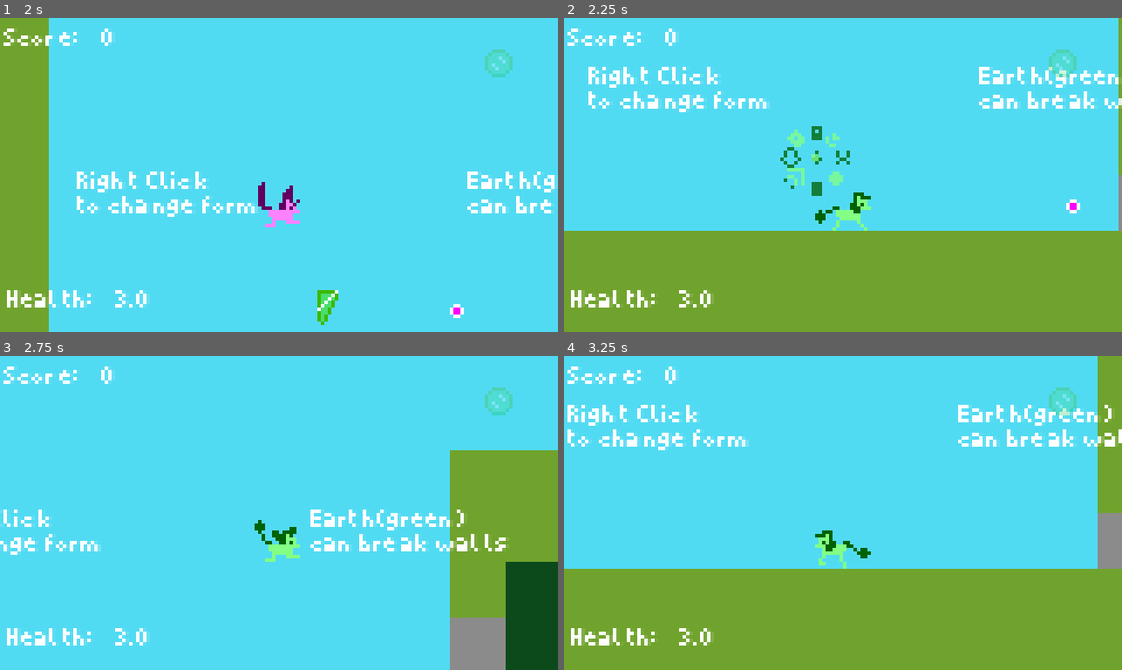
Above: before the commit, frames 1-4 (two rows, left to right).
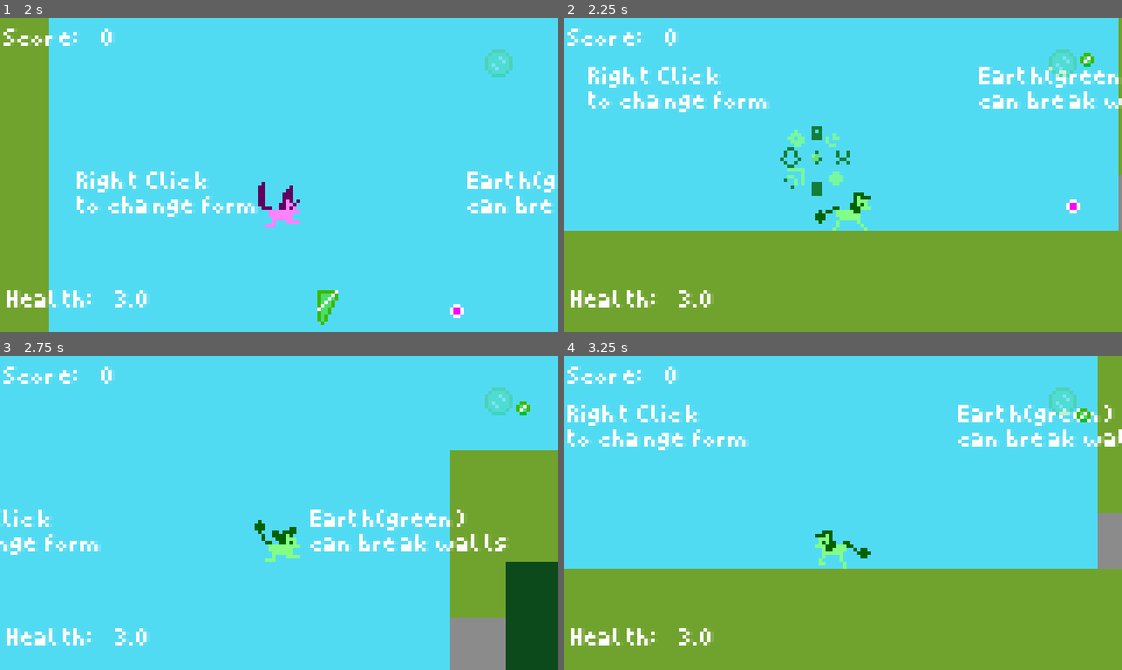
Above: after the commit, the same moments.

Repository: 100-Devs-1-Game/8bitPony
Game: Godot game, scene res://Scenes/Rooms/main_menu.tscn
Same seed, same stepped clock (60 frames per second), same inputs: the game is played once before the commit and once after it. Sound files missing from this copy of the repository are replaced by a short silence.
Inputs (mouse positions are in pixels of both pictures, inside the frame that each line leads up to):
- Up to frame 1 (2 s): click "Start Game" at 0.5 s; tap E (Interact) at 1.25 s; move the mouse to (401, 159) at 1.27 s; press the mouse at (401, 159) at 1.28 s; hold D (Right) from 1.28 s (still down); tap Space (Jump) at 1.52 s
- Up to frame 2 (2.25 s): keep holding D (Right); tap Enter at 2 s; move the mouse to (731, 190) at 2.02 s; release the mouse at (731, 190) at 2.03 s; right-click (731, 190) at 2.1 s
- Up to frame 3 (2.75 s): keep holding D (Right); tap Space (Jump) at 2.27 s
- Up to frame 4 (3.25 s): tap Enter at 2.75 s; move the mouse to (898, 443) at 2.77 s; release D (Right) at 2.78 s; hold A (Left) from 2.78 s (still down); hold E (Interact) from 2.78 s (still down)

Frame 1 is identical in both runs. In frame 2, less than 0.1% of the frame differs, in the area x 92-95%, y 11-16%; in frame 3, less than 0.1%; in frame 4, less than 0.1%.
Error before the commit: Invalid access of index '9' on a base object of type: 'Array'. (res://Scripts/level.gd:11)

Commit message:
Added debug levels for gems

Diff:
--- a/src/Scripts/Global.gd
+++ b/src/Scripts/Global.gd
@@ -20,17 +20,13 @@
 		health = value
 		health_changed.emit()
 
-
-var shard_counter: int = 0:
-	set(value):
-		shard_counter = value
-		shard_value_changed.emit(shard_counter)
-
-
 # Element Gem trackers
 		   #Green,   Red,     Blue,    Yellow,   Pink,     Purple
-enum Gems {laughter, loyalty, honesty, generous, kindness, magic, none, all}
-var gem_collected = [false, false, false, false, false, false, true, false]
+enum Gems {laughter, loyalty, honesty, generous, kindness, magic, none, all, test1, test2}
+var gem_collected = [false, false, false, false, false, false, true, false, false, false]
+
+var pony_saved = [false, false, false, false, false, false, false, false, false, false]
+var current_level_shard = Gems.laughter
 
 #individual level shards
 var collected_shards = [[],
@@ -39,9 +35,9 @@
 			[],
 			[],
 			[],
-			[],[]]
+			[],[],[],[]]
 
-signal shard_value_changed(new_value: int)
+signal shard_value_changed()
 signal score_changed(score:int)
 signal health_changed(health:float)
 
@@ -51,8 +47,9 @@
 
 
 func pickup_shard(shard_type, shard_id):
-	shard_counter+=1
 	collected_shards[shard_type][shard_id] = true
+
+	shard_value_changed.emit()
 
 	#If you collected all shards, set collected gem= true
 	if false not in collected_shards[shard_type]:
